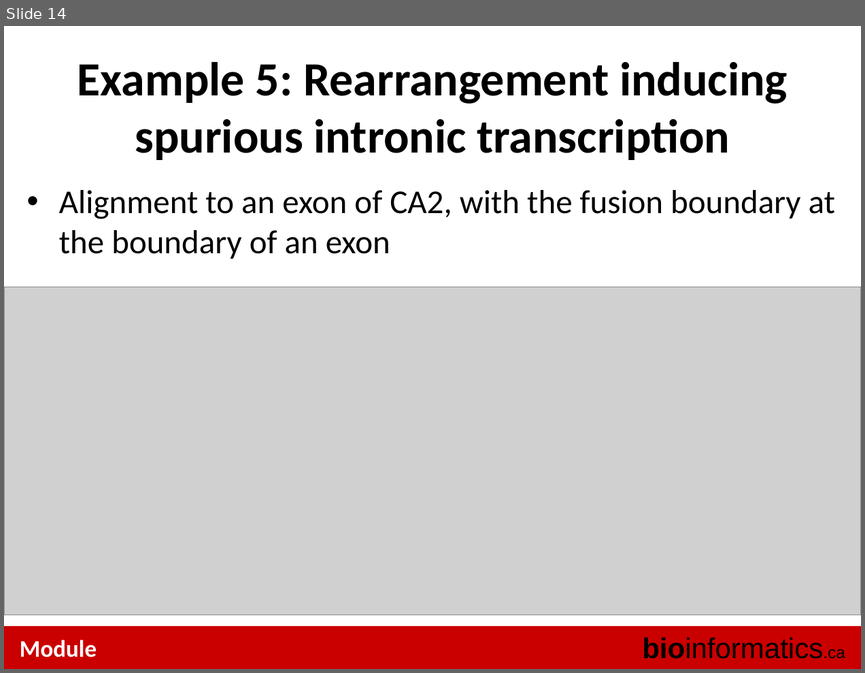
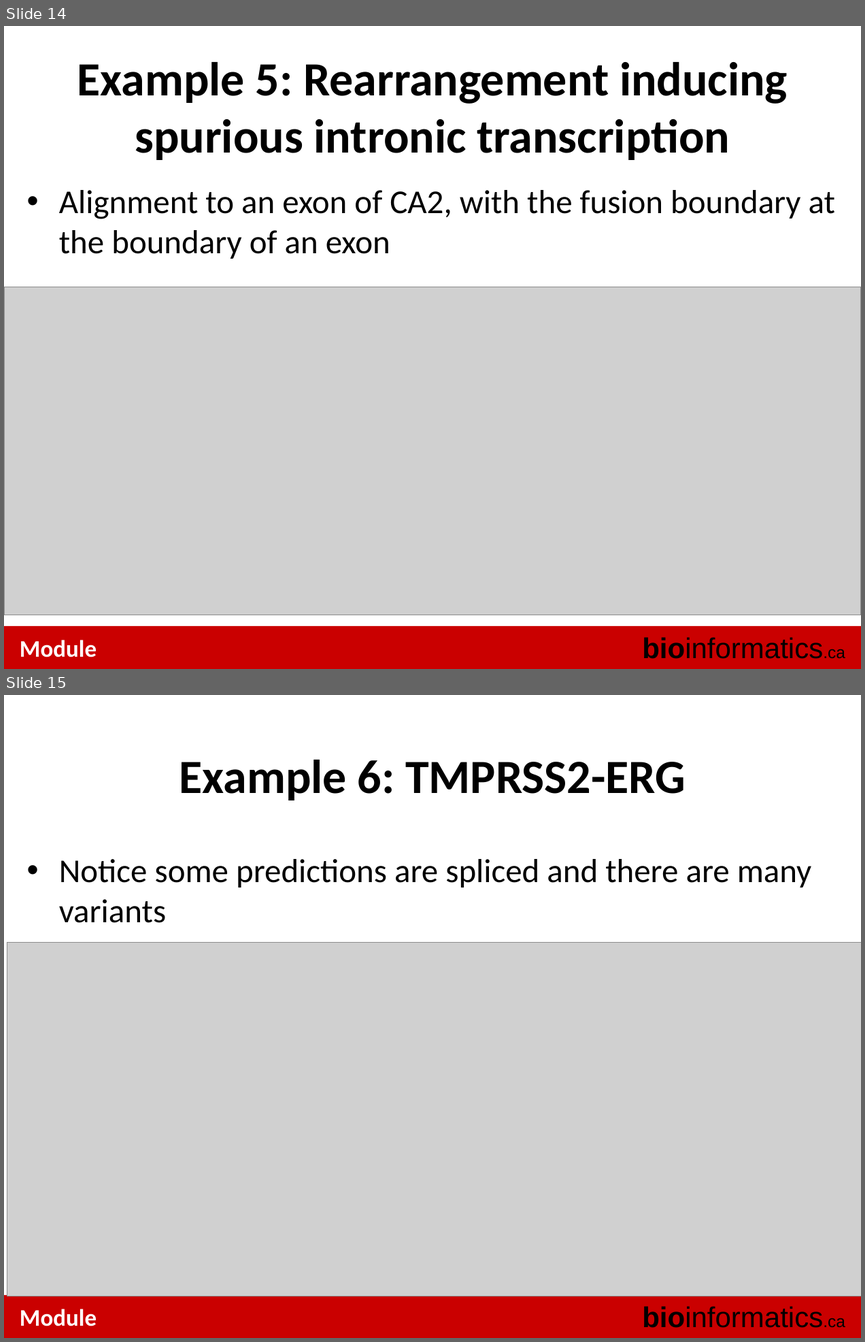
Before and after one commit to tinyheero/BICG-2016, a slide deck: gene_fusions/content/CBW_BiCG_GeneFusionsLab_2014.pptx. Shown one above the other, each under a label of ours: slide 14 before the commit, slides 14 and 15 after it. The pictures are 865x673 and 865x1342 pixels, drawn with LibreOffice and Linux fonts; fonts in the diff are those of the drawing; grey boxes stand for pictures. Boxes give left, top, right and bottom in pixels: in the first picture for what was removed or moved away, otherwise in the second. Text is boxed around its words. In the diff, an @@ line names an element or a change of style, - is before the commit and + after.

```diff
--- a/gene_fusions/content/CBW_BiCG_GeneFusionsLab_2014.pptx
+++ b/gene_fusions/content/CBW_BiCG_GeneFusionsLab_2014.pptx
@@ slide 15 added at (4,695,861,1338), background #FFFFFF; not listed: 3 template elements that a slide beside it also shows @@
@@ title added at (179,760,685,800), 40 pt, text #000000, bold @@
+Example 6: TMPRSS2-ERG
@@ text added at (59,859,811,923), 28 pt, text #000000 @@
+• Notice some predictions are spliced and there are many variants
@@ picture added at (7,942,861,1295) @@
```
Also in this commit, not shown: 1 slide changed, 1 other slide added, 1 other file.
